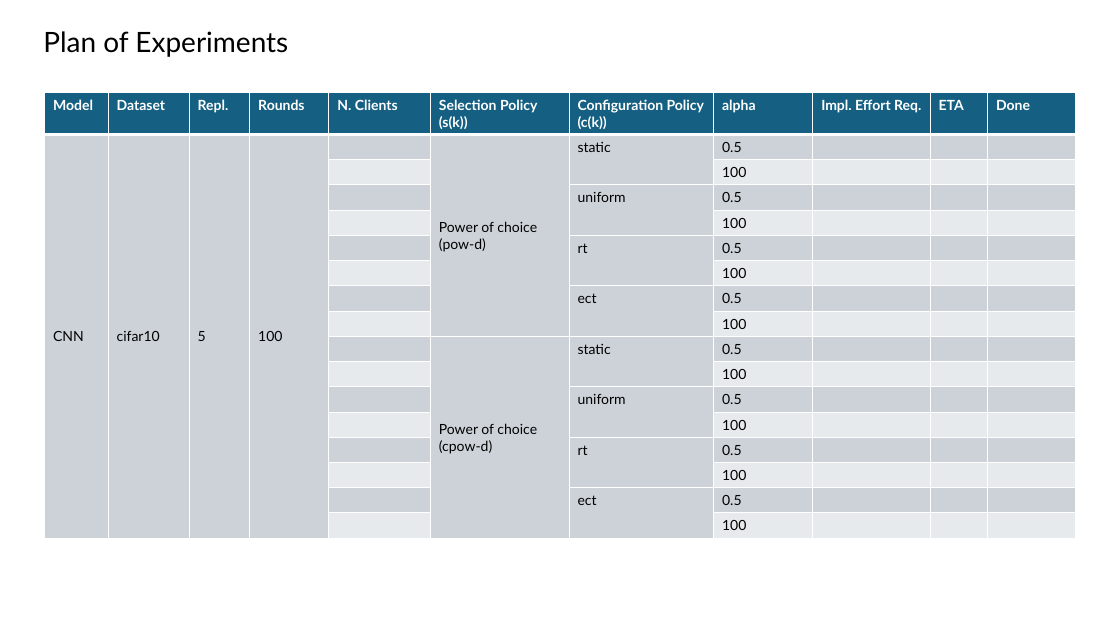
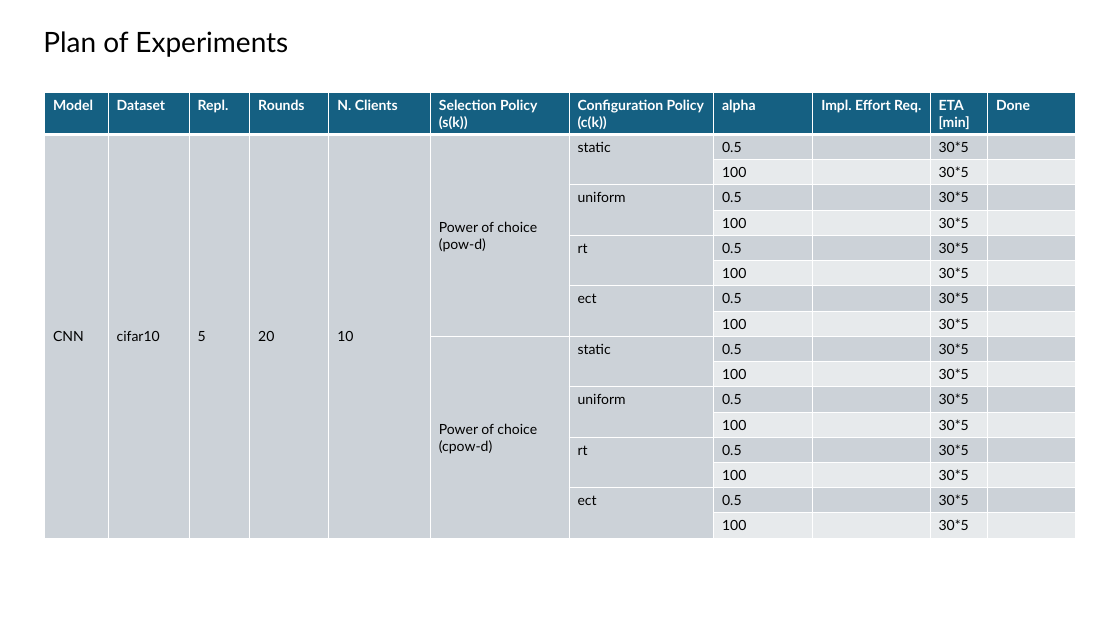
Before and after one commit to FedFlw/NodeSelection, a slide deck: slide 3 of extra_material/exp_plan.pptx. Drawn at 1120x630 pixels with LibreOffice and Linux fonts; fonts in the diff are those of the drawing. Boxes give left, top, right and bottom in pixels: in the first picture for what was removed or moved away, otherwise in the second. Text is boxed around its words. In the diff, an @@ line names an element or a change of style, - is before the commit and + after.

```diff
--- a/extra_material/exp_plan.pptx
+++ b/extra_material/exp_plan.pptx
@@ table at (45,92,1075,538) @@
-row 1, column 10: ETA
+row 1, column 10: ETA [min]
-row 2: CNN | cifar10 | 5 | 100 |  | Power of choice (pow-d) | static | 0.5 |  |  | 
+row 2: CNN | cifar10 | 5 | 20 | 10 | Power of choice (pow-d) | static | 0.5 |  | 30*5 | 
-row 3, column 10: 
+row 3, column 10: 30*5
-row 4, column 10: 
+row 4, column 10: 30*5
-row 5, column 10: 
+row 5, column 10: 30*5
-row 6, column 10: 
+row 6, column 10: 30*5
-row 7, column 10: 
+row 7, column 10: 30*5
-row 8, column 10: 
+row 8, column 10: 30*5
-row 9, column 10: 
+row 9, column 10: 30*5
-row 10, column 10: 
+row 10, column 10: 30*5
-row 11, column 10: 
+row 11, column 10: 30*5
-row 12, column 10: 
+row 12, column 10: 30*5
-row 13, column 10: 
+row 13, column 10: 30*5
-row 14, column 10: 
+row 14, column 10: 30*5
-row 15, column 10: 
+row 15, column 10: 30*5
-row 16, column 10: 
+row 16, column 10: 30*5
-row 17, column 10: 
+row 17, column 10: 30*5
```
Also in this commit, not shown: 3 other slides changed.
